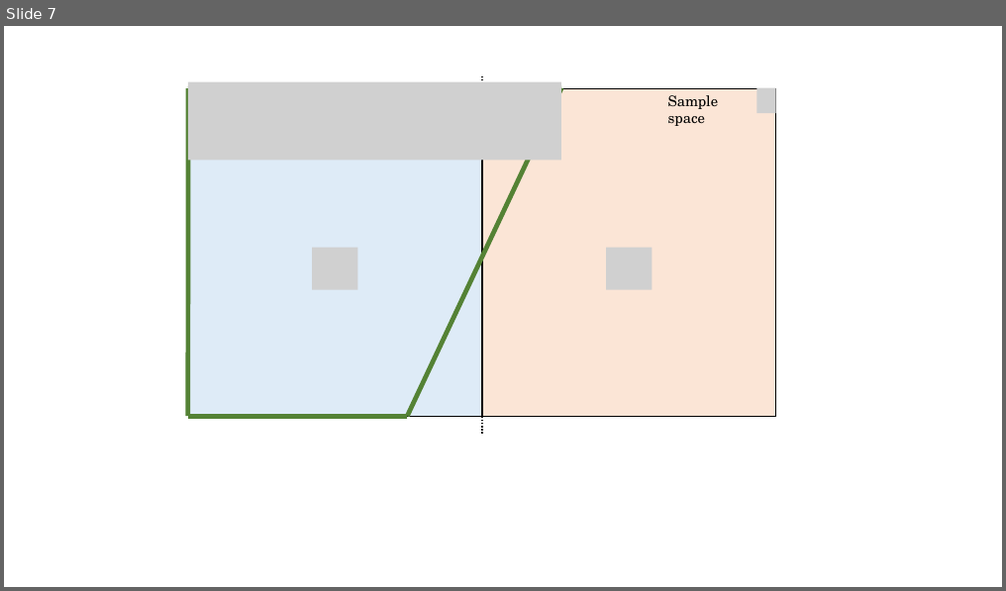
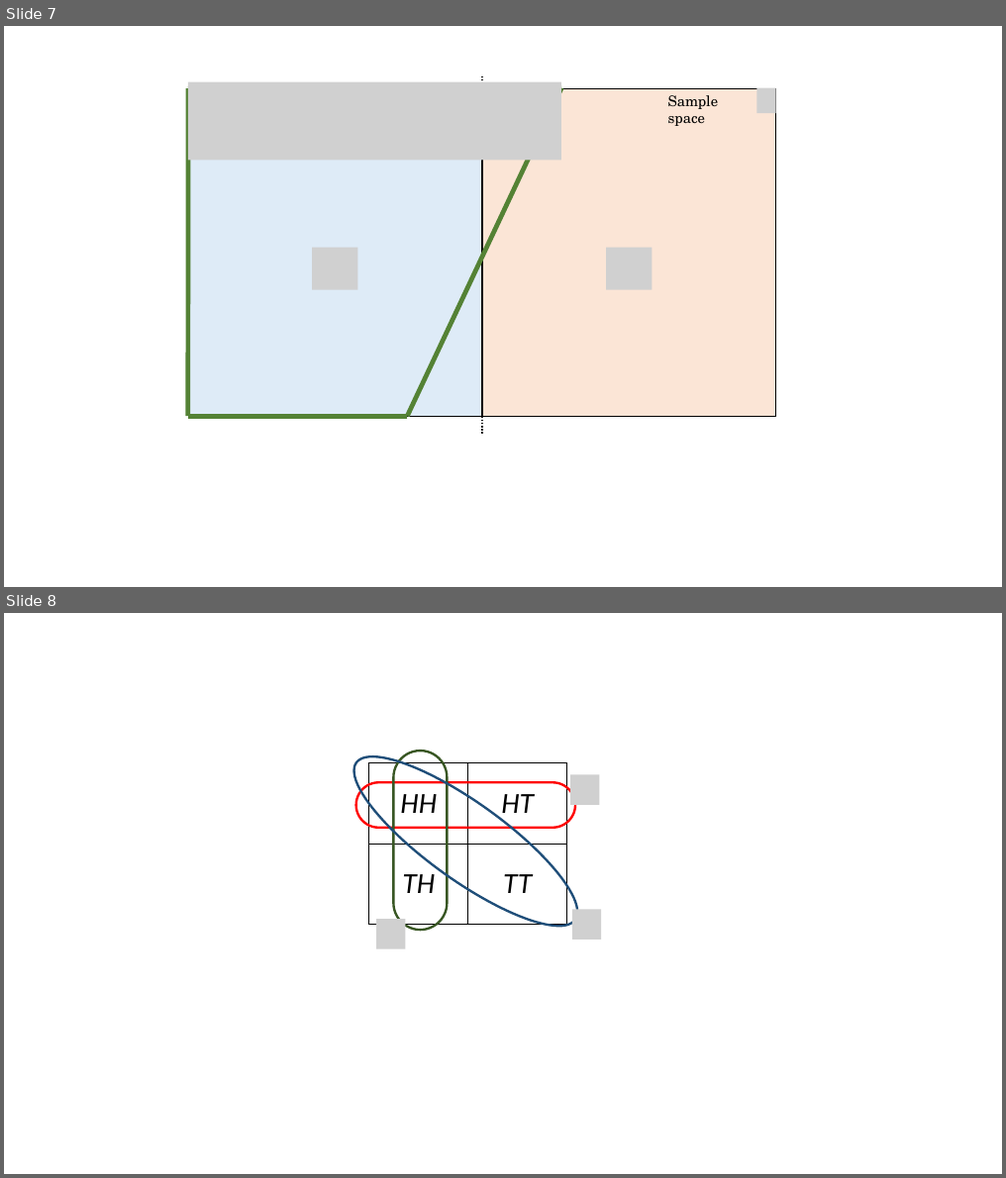
Before and after one commit to Seunghoon-Schini-Yang/DL_RecSys_Portfolio, a slide deck: 01_Foundational_Concepts/Drawings.pptx. Shown one above the other, each under a label of ours: slide 7 before the commit, slides 7 and 8 after it. The pictures are 1006x591 and 1006x1178 pixels, drawn with LibreOffice and Linux fonts; fonts in the diff are those of the drawing; grey boxes stand for pictures. Boxes give left, top, right and bottom in pixels: in the first picture for what was removed or moved away, otherwise in the second. Text is boxed around its words. In the diff, an @@ line names an element or a change of style, - is before the commit and + after.

```diff
--- a/01_Foundational_Concepts/Drawings.pptx
+++ b/01_Foundational_Concepts/Drawings.pptx
@@ slide 8 added at [4,613,1002,1174], background #FFFFFF @@
@@ ellipse added at [334,731,598,951], outline #1F4E79 2.25 pt @@
@@ rounded rectangle added at [393,751,447,930], outline #385723 2.25 pt @@
@@ rounded rectangle added at [355,783,575,828], outline #FF0000 2.25 pt @@
@@ table added at [369,763,567,925], 2 rows, 2 columns @@
+HH | HT
+TH | TT
@@ picture added at [570,774,600,805] @@
@@ picture added at [572,909,601,940] @@
@@ picture added at [377,919,406,950] @@
```
Also in this commit, not shown: 2 other files.
